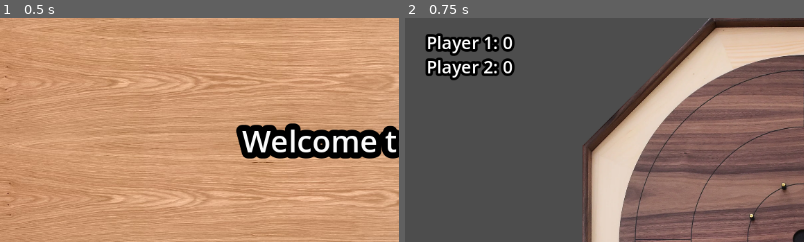
Above: before the commit, frames 1-2 (left to right).
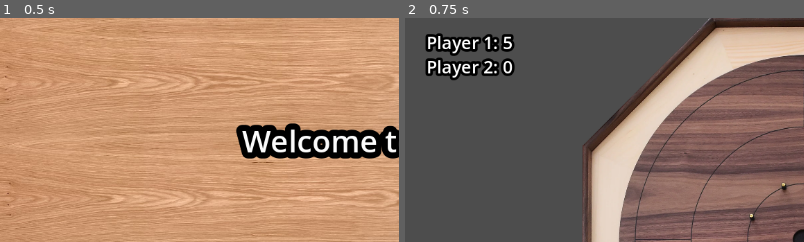
Above: after the commit, the same moments.

Repository: WadeCanavan/Crokinole
Game: Godot game, scene res://Scenes/Title.tscn
Same seed, same stepped clock (60 frames per second), same inputs: the game is played once before the commit and once after it.
Inputs:
- Up to frame 1 (0.5 s): no input
- Up to frame 2 (0.75 s): click "Play Game" at 0.5 s
The pictures show only the part of the screen within x 0-50%, y 0-50%; the shares and areas given below are measured in that part.

Frame 1 is identical in both runs. In frame 2, 0.1% of the frame differs, in the area x 24-28%, y 7-16%.

Commit message:
Score Updates

Diff:
--- a/Scenes/main.gd
+++ b/Scenes/main.gd
@@ -8,8 +8,8 @@
 
 # Called every frame. 'delta' is the elapsed time since the previous frame.
 func _process(delta):
-	#if get_node("/root/Main/Discs/disc"):
-	#	get_node("/root/Main/scoreBox/Score").text = str("  Player 1: ", Global.woodPoints, "\n  Player 2: ", Global.blackPoints)
+	if get_node("/root/Main/Discs/disc"):
+		get_node("/root/Main/scoreBox/Score").text = str("  Player 1: ", Global.woodPoints, "\n  Player 2: ", Global.blackPoints)
 	pass
 
 # Function to change the score box
Not shown: 1 places in Scenes/Help.tscn that only renumber resources
